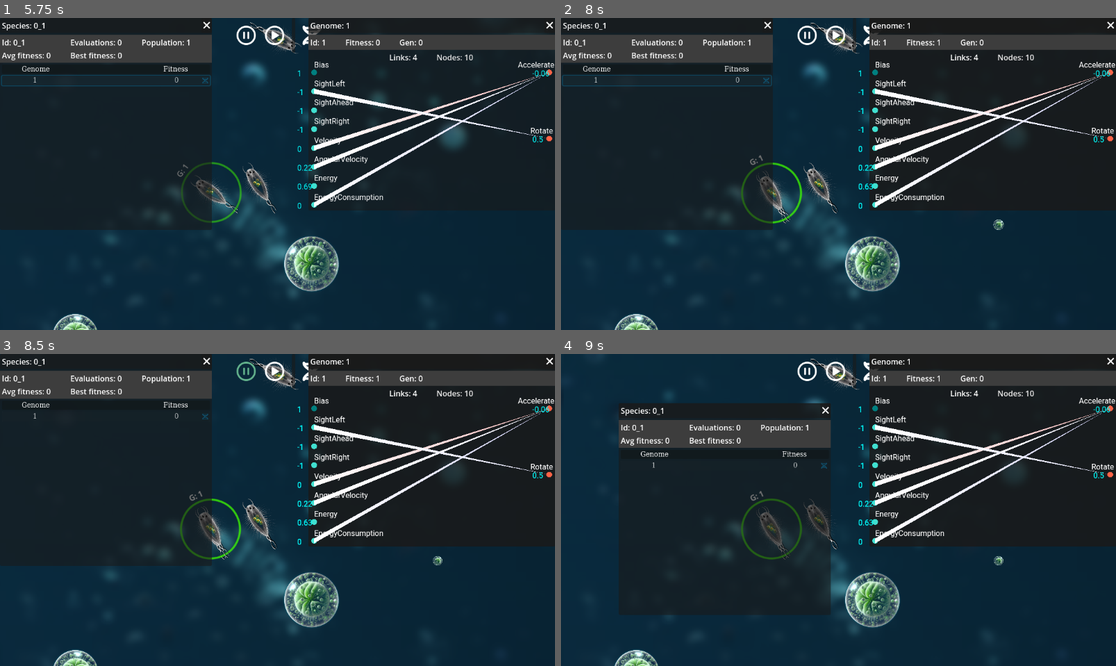
Above: before the commit, frames 1-4 (two rows, left to right).
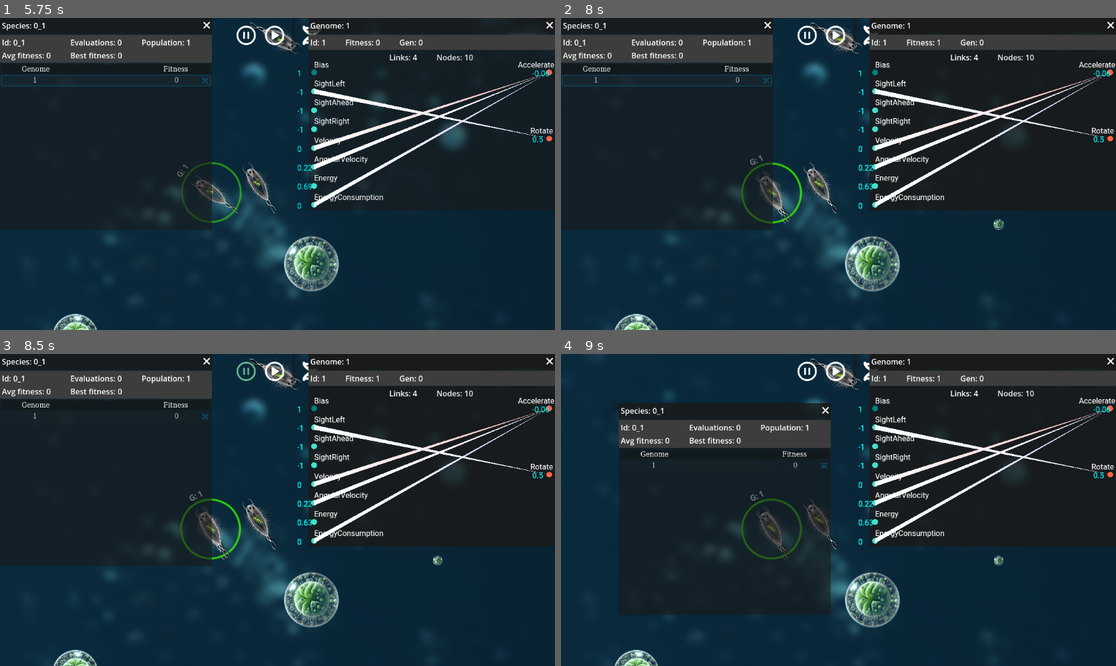
Above: after the commit, the same moments.

Repository: stetera/rtneat_godot
Game: Godot game, scene res://Main.tscn
Two runs of this game, one before a commit and one after it. Both use one fixed random seed, a clock stepped at 60 frames per second and the inputs below.
Inputs (mouse positions are in pixels of both pictures, inside the frame that each line leads up to):
- Up to frame 1 (5.75 s): click "Artifical organisms demo" at 0.5 s; click (271, 36) at 1.25 s; click (271, 36) at 2 s; click (310, 36) at 2.75 s; click (11, 49) at 3.52 s; click (310, 36) at 4.25 s; click (105, 80) at 5 s
- Up to frame 2 (8 s): click (832, 36) at 5.75 s; click (871, 36) at 6.5 s; click (666, 80) at 7.25 s
- Up to frame 3 (8.5 s): click (244, 372) at 8 s
- Up to frame 4 (9 s): drag from (666, 360) to (838, 510) at 8.77 s

Frame 1 is identical in both runs. In frame 2, less than 0.1% of the frame differs, in the area x 38-80%, y 6-68%; in frame 3, less than 0.1%; in frame 4, less than 0.1%.

Commit message:
Documentation and polishing

Diff:
--- a/Algorithm/GaController.gd
+++ b/Algorithm/GaController.gd
@@ -1,7 +1,7 @@
 extends Node
 
-"""This class is currently unused. If at any point multiple GA's are run in parallel
-	Then this would behave as the controller. """
+"""This class currently handles pausing, but can also handle running multiple GA's if
+the handling of agents and species is modified. Currently unsupported. """
 
 var ga_instances: Dictionary = {} # Dictionary<string, GeneticAlgorithm>
 
@@ -10,20 +10,6 @@
 
 # PUBLIC API START
 
-func new_genetic_algorithm(params: Params) -> GeneticAlgorithm:
-	var params_id = params.params_id
-	if ga_instances.find_key(params_id):
-		push_error("A GeneticAlgorithm instance already exists with the ID: ", params_id)
-		return
-
-	var _new_genetic_algorithm = GeneticAlgorithm.new()
-	ga_instances[params_id] = _new_genetic_algorithm
-
-
-	_new_genetic_algorithm._create_initial_population()
-
-	return _new_genetic_algorithm
-
 func set_pause_state(paused: bool) -> void:
 	is_paused = paused
 
@@ -31,24 +17,6 @@
 func get_is_paused() -> bool:
 	return is_paused
 
-
-# PRIVATE API START
-func _physics_process(delta) -> void:
-	"""Car agents update their networks every time_step seconds, and then drive
-	according to the networks output.
-	"""
-	if not is_paused:
-		_game_cycle(delta)
-
-
-func _game_cycle(_delta: float) -> void:
-	"""Evaluation of genomes can be done here, however with rtNEAT genomes are
-		not evaluated all at once. Instead genome evaluation is done by
-		picking a few genomes out of the general population and evaluating them.
-	"""
-
-	for ga: GeneticAlgorithm in ga_instances.values():
-		ga.next_timestep()
 
 func print_highest_performer():
 
--- a/Algorithm/GeneticAlgorithm.gd
+++ /dev/null
@@ -1,104 +0,0 @@
-class_name GeneticAlgorithm
-extends Node
-
-
-
-"""This class is responsible for generating genomes, placing them into species and
-evaluating them. It can be viewed as the main orchestrator of the evolution process,
-by delegating the exact details of how each step is achieved to the other classes
-within this directory.
-"""
-
-var is_paused: bool = false
-
-
-func _init(custom_params_name: String = "Default") -> void:
-	"""Sets the undefined members of the Params Singleton according to the options
-	in the constructor. Body path refers to the filepath for the agents body.
-	Creates the first set of genomes and agents, and creates a GUI if use_gui is true.
-	"""
-	if custom_params_name:
-		Params.load_config(custom_params_name)
-
-
-func set_is_paused(paused: bool) -> void:
-	is_paused = paused
-
-var step_count = 0
-func next_timestep() -> void:
-	"""Loops through all species and their genomes, removing agents who have been killed.
-	Evaluates and reproduces and spawns new genomes and their representative agents.
-	After which new inputs are provided to agents.
-	"""
-	if is_paused:
-		return
-
-	SpeciesController.filter_and_set_alive_agents()
-	SpeciesController.evaluate_and_spawn()
-
-	var alive_agents = SpeciesController.gather_alive_agents()
-
-	var minimum_pop_boundary: int = alive_agents.size() - Params.minimum_population_size
-	if minimum_pop_boundary < 0:
-		for i in abs(minimum_pop_boundary):
-			_create_minimal_agent()
-
-	for agent: Agent in alive_agents:
-		if Params.use_spawning and not agent.has_spawned:
-			_spawn(agent)
-		agent.process_inputs()
-
-	step_count += 1
-	print("Step: ", step_count, " _ msec: ", Time.get_ticks_msec())
-	GaController.print_highest_performer()
-
-func _create_initial_population() -> Array:
-	"""This method creates the first generation of genomes.
-
-	The first genomes should be minimal and contain as little information as required.
-	This is defined by Params.initial_neurons
-
-	Every genome gets assigned to a species, new species are created
-	if necessary. Returns an array of the current genomes.
-	"""
-	var genomes: Array = []
-
-	for i in Params.minimum_population_size:
-		_create_minimal_agent()
-
-	return genomes
-
-func _create_minimal_agent() -> Agent:
-	var genome: Genome = SpeciesController.create_and_register_new_genome()
-
-	# TODO ENSURE AGENT GENERATION CORRECT
-	var agent = genome.generate_agent()
-
-	return agent
-
-
-
-func sort_by_spec_fitness(species1: Species, species2: Species) -> bool:
-	"""Used for sort_custom(). Sorts species in descending order.
-	"""
-	return species1.avg_fitness > species2.avg_fitness
-
-# ------ PRIVATE API START -----------------------------------------------------
-
-func _spawn(agent: Agent):
-	push_error("Spawning not implemented for default GA")
-	return
-
-
-#"""TODO REFACTOR
-#func print_status() -> void:
-	#"""Prints some basic information about the current progress of evolution.
-	#"""
-	#var print_str = """\n Last generation performance:
-	#\n innovation number: {inn_num} \n number new species: {new_s}
-	#\n number dead species: {dead_s} \n total number of species: {tot_s}
-	#\n avg. fitness: {avg_fit} \n best fitness: {best} \n """
-	#var print_vars = {"inn_num" : Innovations.innovation_id, "new_s" : SpeciesController.species_count,
-					  #"dead_s" : SpeciesController.dead_species_count, "tot_s" : curr_species.size()}
-	#print(print_str.format(print_vars))
-#"""
--- a/Algorithm/Species/SpeciesController.gd
+++ b/Algorithm/Species/SpeciesController.gd
@@ -28,9 +28,9 @@
 	minimum_cull_generation for it to be removable. This signifies that
 	the species has not improved within a given amount of generations.
 	"""
-	##Returns total average adjusted fitness
-	var _total_avg_fitness = 0.001
-	var total_adj_avg_fitness = 0.001
+	#Returns total average fitness
+	var total_avg_fitness = 0.001
+	var _total_adj_avg_fitness = 0.001
 	for species:Species in alive_ga_species.values():
 		if not species.any_genome_alive() or species.obliterate:
 			dead_ga_species[species.species_sid] = species
@@ -38,10 +38,10 @@
 			continue
 
 		species.evaluate()
-		total_adj_avg_fitness += species.get_avg_adjusted_fitness()
-		_total_avg_fitness += species.get_avg_fitness()
+		_total_adj_avg_fitness += species.get_avg_adjusted_fitness()
+		total_avg_fitness += species.get_avg_fitness()
 
-	return total_adj_avg_fitness
+	return total_avg_fitness
 
 
 
--- a/Configs/Default.cfg
+++ b/Configs/Default.cfg
@@ -2,16 +2,15 @@
 
 params_id="Default"
 simulation_stop_fitness=3.99
-agent_body_path="res://Demo/Bio/World/Mibe/Mibe.tscn"
+agent_body_path="res://demo/Agent/XorAgent.tscn"
 maximum_population_size=300
 minimum_population_size=300
 population_replacement_threshold=0.9
 evaluation_step=5
 use_spawning=false
+input_neuron_name_config=[]
+output_neuron_name_config=[]
 purge_stale=true
-
-input_neuron_name_config = []
-output_neuron_name_config = []
 
 [network constraints]
 
Not shown, added: README.md
